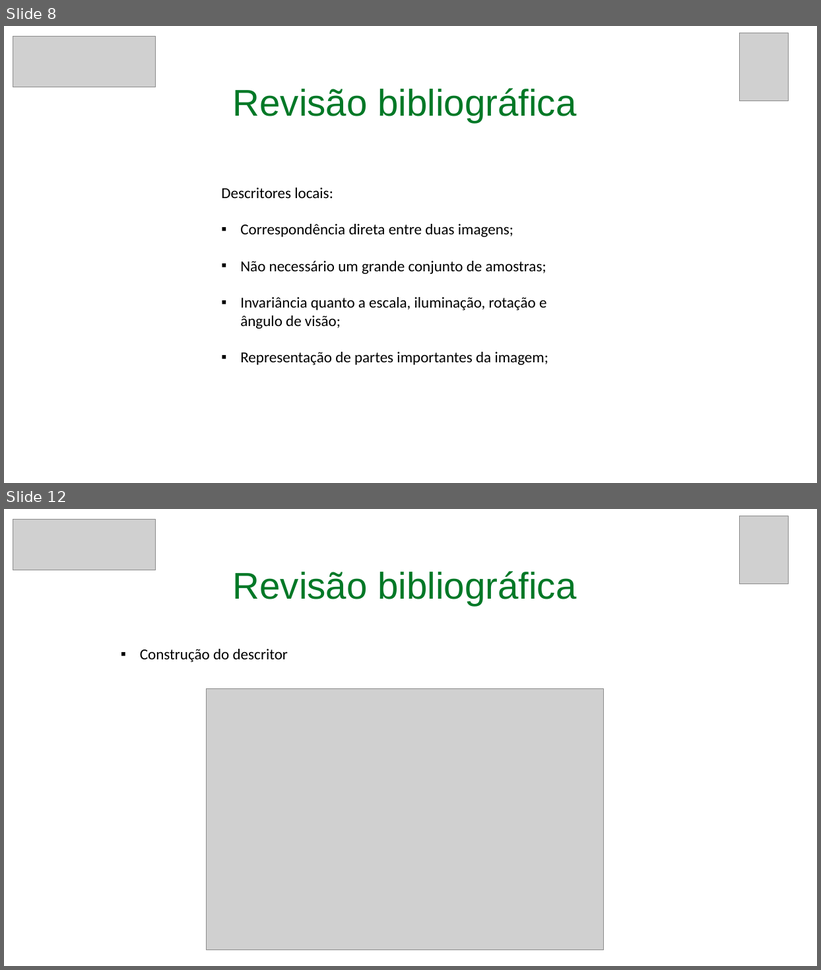
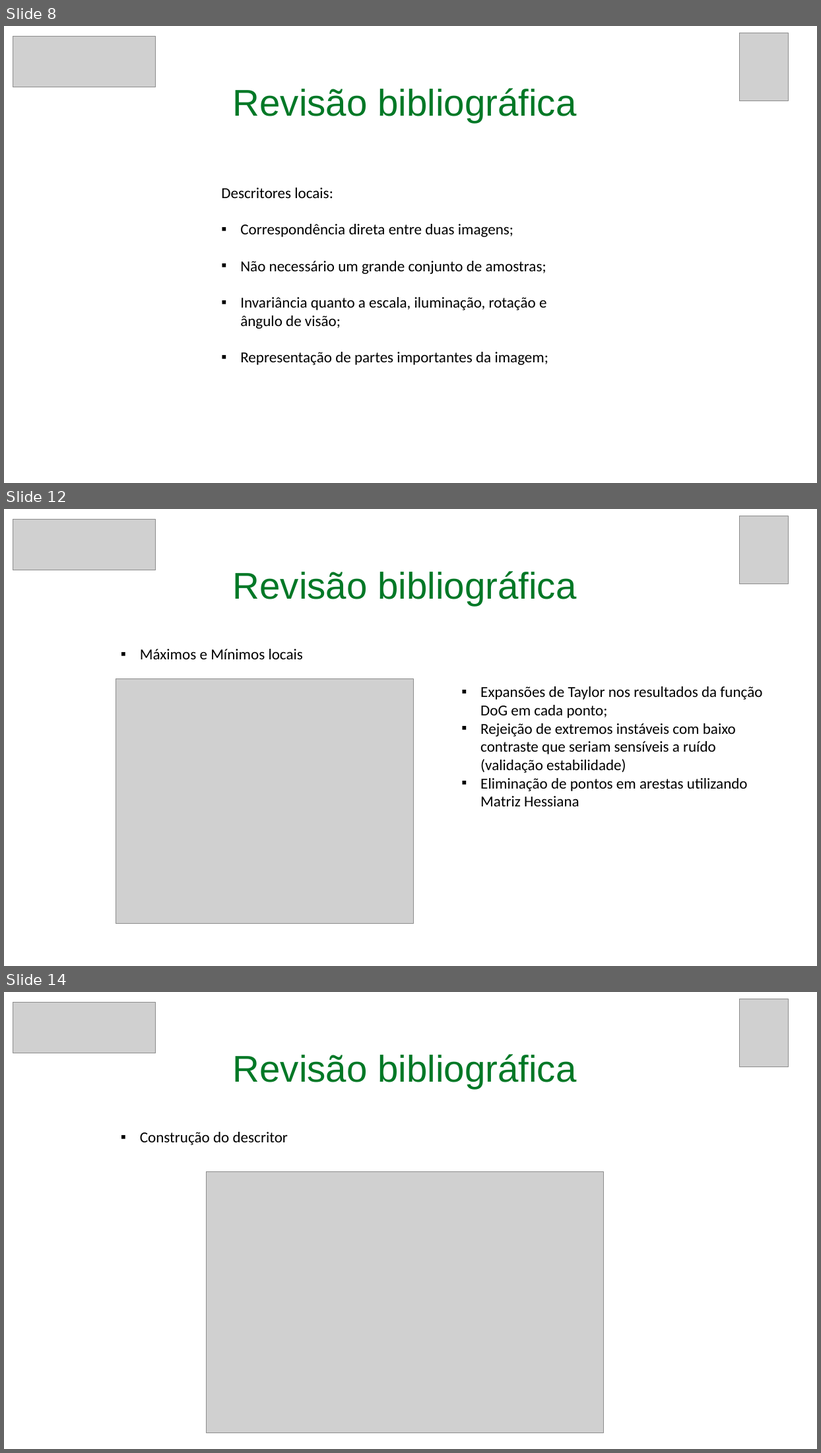
Before and after one commit to RoDiLki/TCC, a slide deck: Defesa TCC1.pptx. Shown one above the other, each under a label of ours: slides 8 and 12 before the commit, slides 8, 12 and 14 after it; the slides between them are not shown. The pictures are 821x970 and 821x1453 pixels, drawn with LibreOffice and Linux fonts; fonts in the diff are those of the drawing; grey boxes stand for pictures. Boxes give left, top, right and bottom in pixels: in the first picture for what was removed or moved away, otherwise in the second. Text is boxed around its words. In the diff, an @@ line names an element or a change of style, - is before the commit and + after.

```diff
--- a/Defesa TCC1.pptx
+++ b/Defesa TCC1.pptx
@@ slide 12 added at [4,509,817,966], background #FFFFFF @@
@@ picture added at [13,520,155,570] @@
@@ picture added at [740,516,789,584] @@
@@ text added at [233,571,576,605], 44 pt, text #007826 @@
+Revisão bibliográfica
@@ text added at [140,649,303,659], 18 pt, text #000000 @@
+▪ Máximos e Mínimos locais
@@ picture added at [116,679,414,923] @@
@@ text added at [481,687,762,807], 18 pt, text #000000 @@
+▪ Expansões de Taylor nos resultados da função DoG em cada ponto;
+▪ Rejeição de extremos instáveis com baixo contraste que seriam sensíveis a ruído (validação estabilidade)
+▪ Eliminação de pontos em arestas utilizando Matriz Hessiana
@@ what was slide 12 is now slide 14 @@
```
Also in this commit, not shown: 3 slides changed, 1 other slide added.
